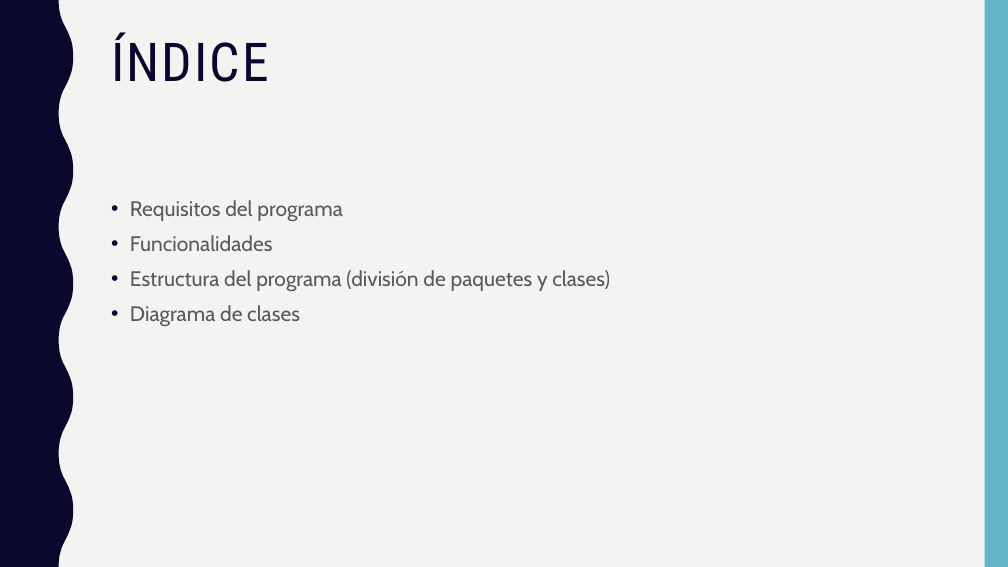
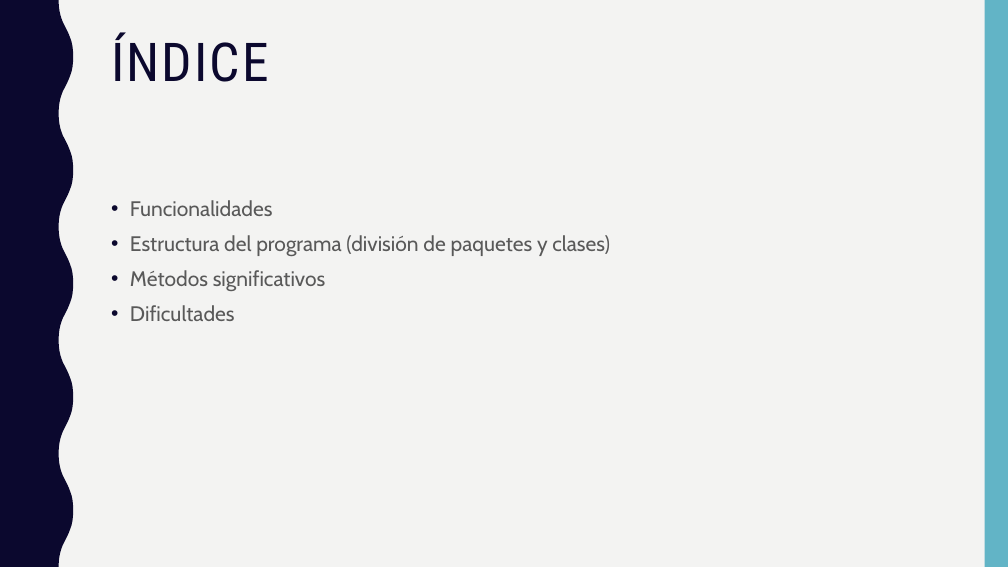
Before and after one commit to randomkwiz/ejercicioApuestasJDBC, a slide deck: slide 2 of ApuestasJDBC.pptx. Drawn at 1008x567 pixels with LibreOffice and Linux fonts; fonts in the diff are those of the drawing. Boxes give left, top, right and bottom in pixels: in the first picture for what was removed or moved away, otherwise in the second. Text is boxed around its words. In the diff, an @@ line names an element or a change of style, - is before the commit and + after.

```diff
--- a/ApuestasJDBC.pptx
+++ b/ApuestasJDBC.pptx
@@ text at bbox=[130, 200, 342, 221]: paragraph removed @@
-• Requisitos del programa
@@ text at bbox=[130, 270, 326, 321]: text changed @@
-• Diagrama de clases
+• Métodos significativos
+• Dificultades
```
Also in this commit, not shown: 4 slides added, 2 other files.
